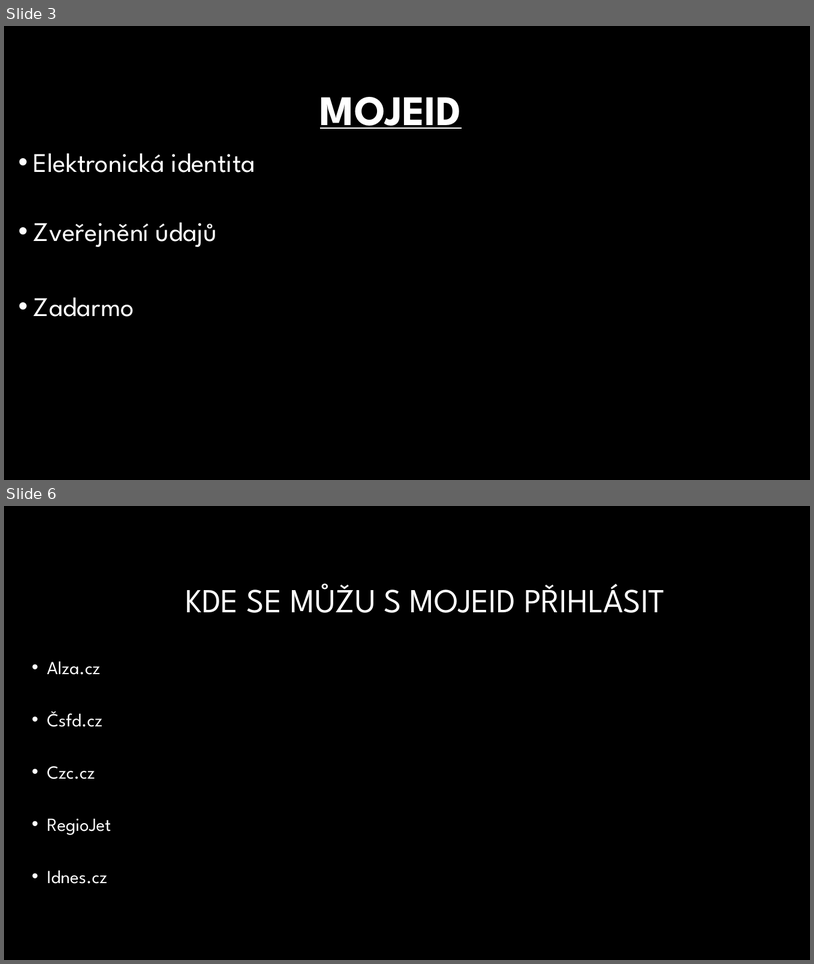
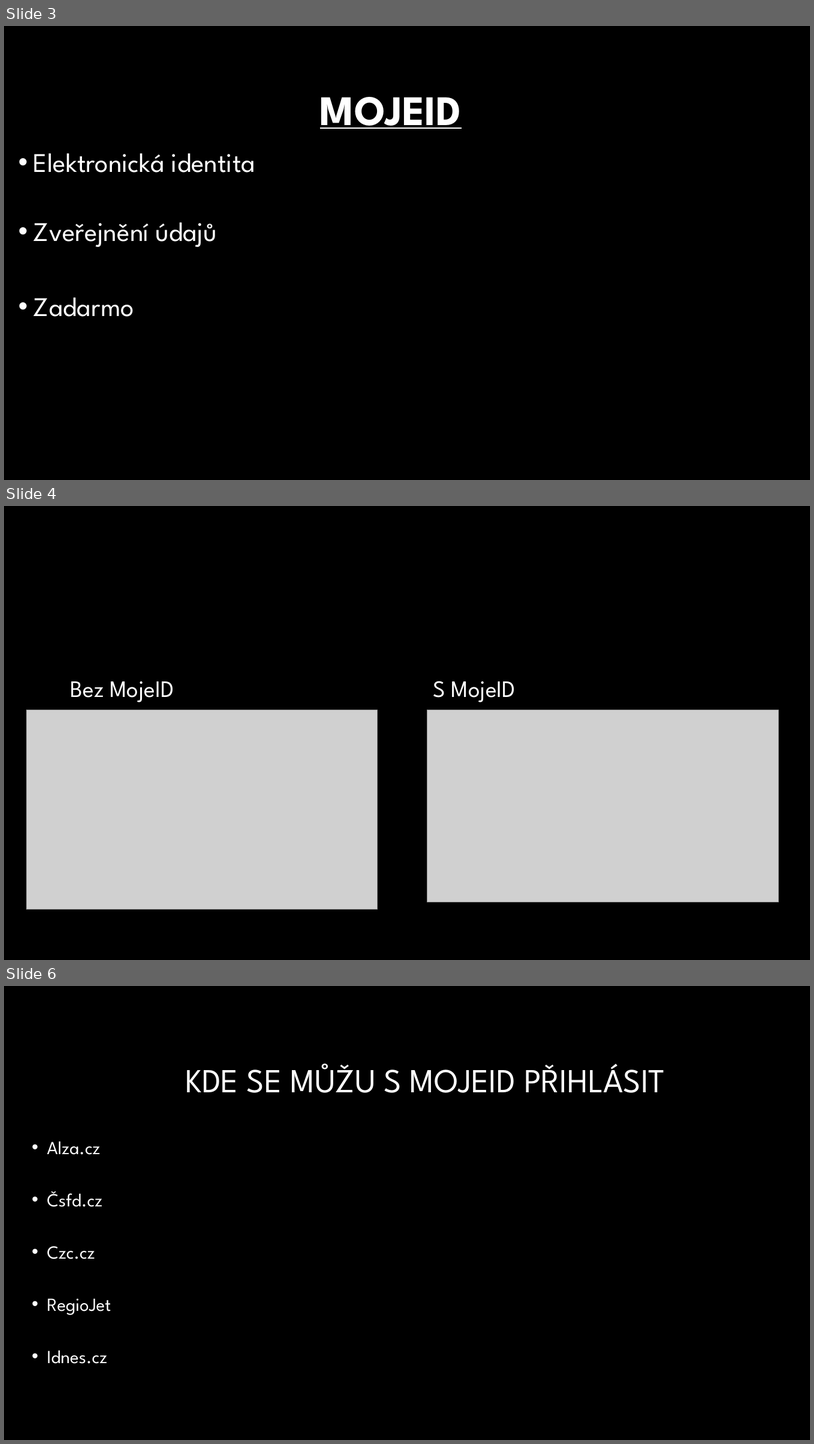
Before and after one commit to teenyRadekr/MojeID, a slide deck: Roller.pptx. Shown one above the other, each under a label of ours: slides 3 and 6 before the commit, slides 3, 4 and 6 after it; the slides between them are not shown. The pictures are 814x964 and 814x1444 pixels, drawn with LibreOffice and Linux fonts; fonts in the diff are those of the drawing; grey boxes stand for pictures; background and template pictures are left out. Boxes give left, top, right and bottom in pixels: in the first picture for what was removed or moved away, otherwise in the second. Text is boxed around its words. In the diff, an @@ line names an element or a change of style, - is before the commit and + after.

```diff
--- a/Roller.pptx
+++ b/Roller.pptx
@@ slide 4 added at <box>4,506,810,960</box>, background #000000 @@
@@ text added at <box>71,681,174,702</box>, 28 pt, text #FFFFFF @@
+Bez MojeID
@@ text added at <box>434,681,516,702</box>, 28 pt, text #FFFFFF @@
+S MojeID
@@ picture added at <box>26,710,378,909</box> @@
@@ picture added at <box>428,710,779,901</box> @@
```
Also in this commit, not shown: 2 slides changed, 4 other slides added, 2 slides removed.
